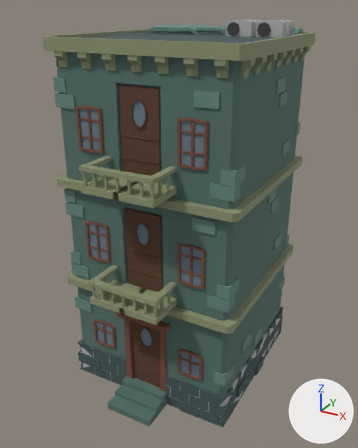
Two versions of the glTF model public/models/city/3Story_Balcony.glb, one commit apart.
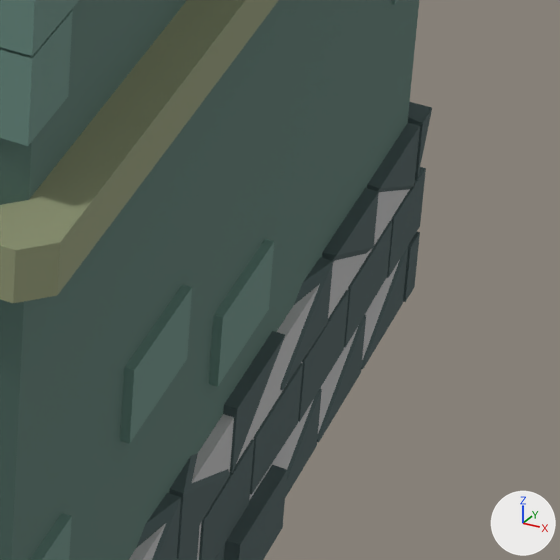
Each version appears first whole from a 50 mm lens placed at (2.62, -4.96, 4.35), pointed at (0.01, -0.23, 1.98), and next in a close-up on the part from 63% to 84% of the width and 65% to 82% of the height. Arrows for +X, +Y and +Z are at lower right; the lights stay in place. The older version's two pictures come first. Where no turn or scale is listed for an object, it has been applied to the vertices. Vertices at exactly the same position are counted once.

Names of what the first close-up shows: '3Story_Balcony_Mat'.
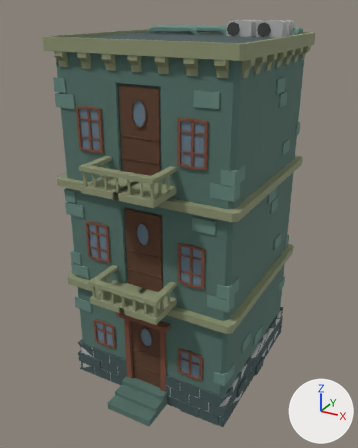
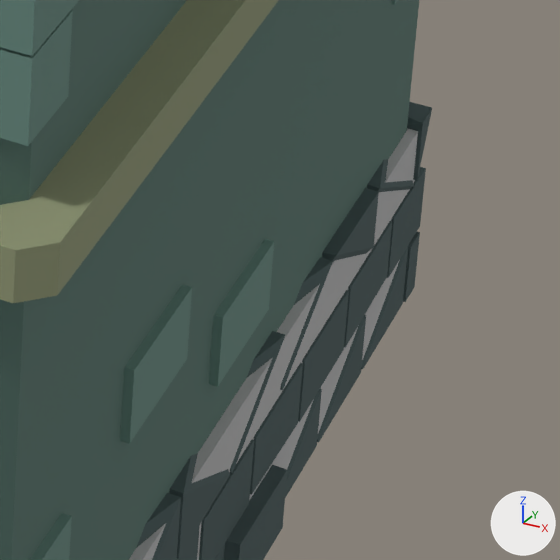
Location of each change, [x1, y1, x2, y2] in pixels of the close-ups (560 x 560 px):
part 1 of me_3story_balcony_mat, deleted: before [223, 123, 420, 474]

Edits to the bpy script that builds the scene:
```text
Change me_3story_balcony_mat:
    used by ob_3story_balcony_mat; location = (0.0, -0.177, 2.103)
    remove me_3story_balcony_mat.from_pydata(...)  # 3361 vertices, 4891 faces; spans x -1.08..1.08, y -1.25..1.25, z -2.11..2.11
    add me_3story_balcony_mat.from_pydata(...)  # 3403 vertices, 4892 faces; spans x -1.08..1.08, y -1.25..1.25, z -2.11..2.11
    me_3story_balcony_mat part 1: 3 vertices removed from x 1.02, y 0.15..1.14, z -1.83..-1.69
    other edits to the shape of me_3story_balcony_mat do not show in these pictures
```
